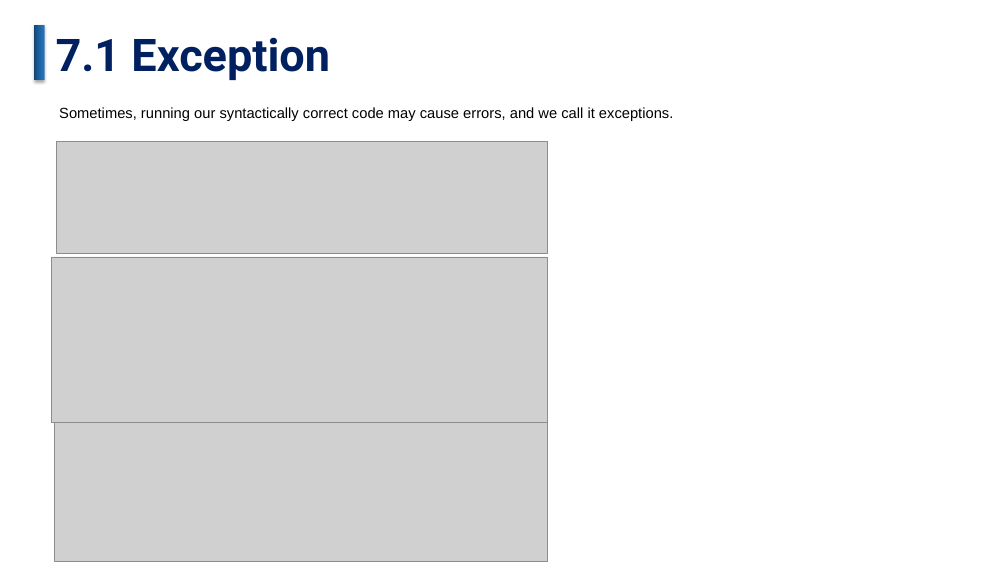
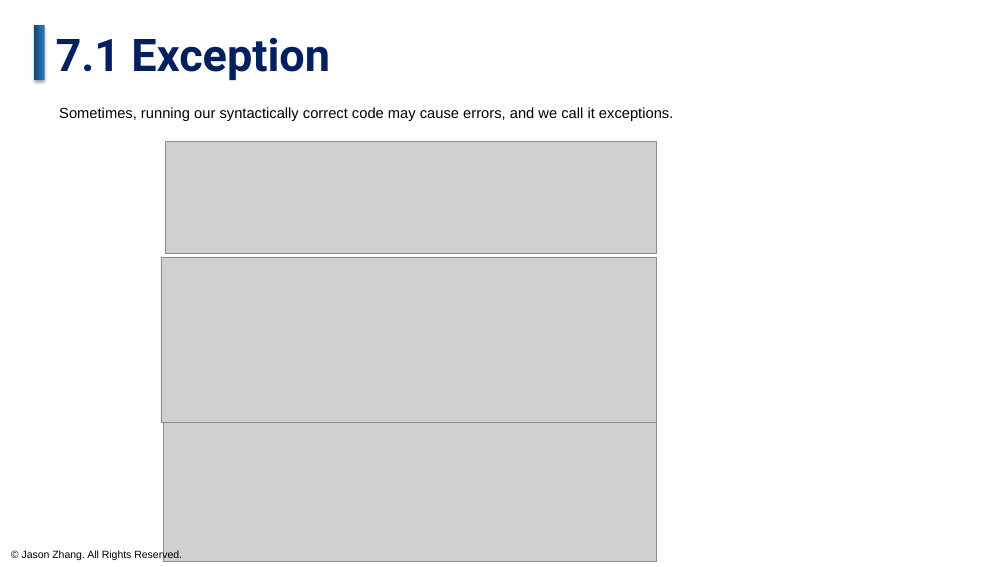
Before and after one commit to JasonZhangHub/DataAnalysiswithPython-FullCourseForBeginners, a slide deck: slide 69 of slides/Data Analysis with Python-Full Course for Beginners.pptx (slide 60 before the commit). Drawn at 1008x567 pixels with LibreOffice and Linux fonts; fonts in the diff are those of the drawing; grey boxes stand for pictures. Boxes give left, top, right and bottom in pixels: in the first picture for what was removed or moved away, otherwise in the second. Text is boxed around its words. In the diff, an @@ line names an element or a change of style, - is before the commit and + after.

```diff
--- a/slides/Data Analysis with Python-Full Course for Beginners.pptx
+++ b/slides/Data Analysis with Python-Full Course for Beginners.pptx
@@ 3 pictures: place and size @@
-3 pictures at box(52, 141, 548, 563)
+3 pictures at box(161, 141, 657, 563)
@@ text added at box(22, 550, 182, 561), 10 pt, text #000000 @@
+© Jason Zhang. All Rights Reserved.
```
Also in this commit, not shown: 67 other slides changed, 12 slides added, 3 slides removed, 1 other file.
